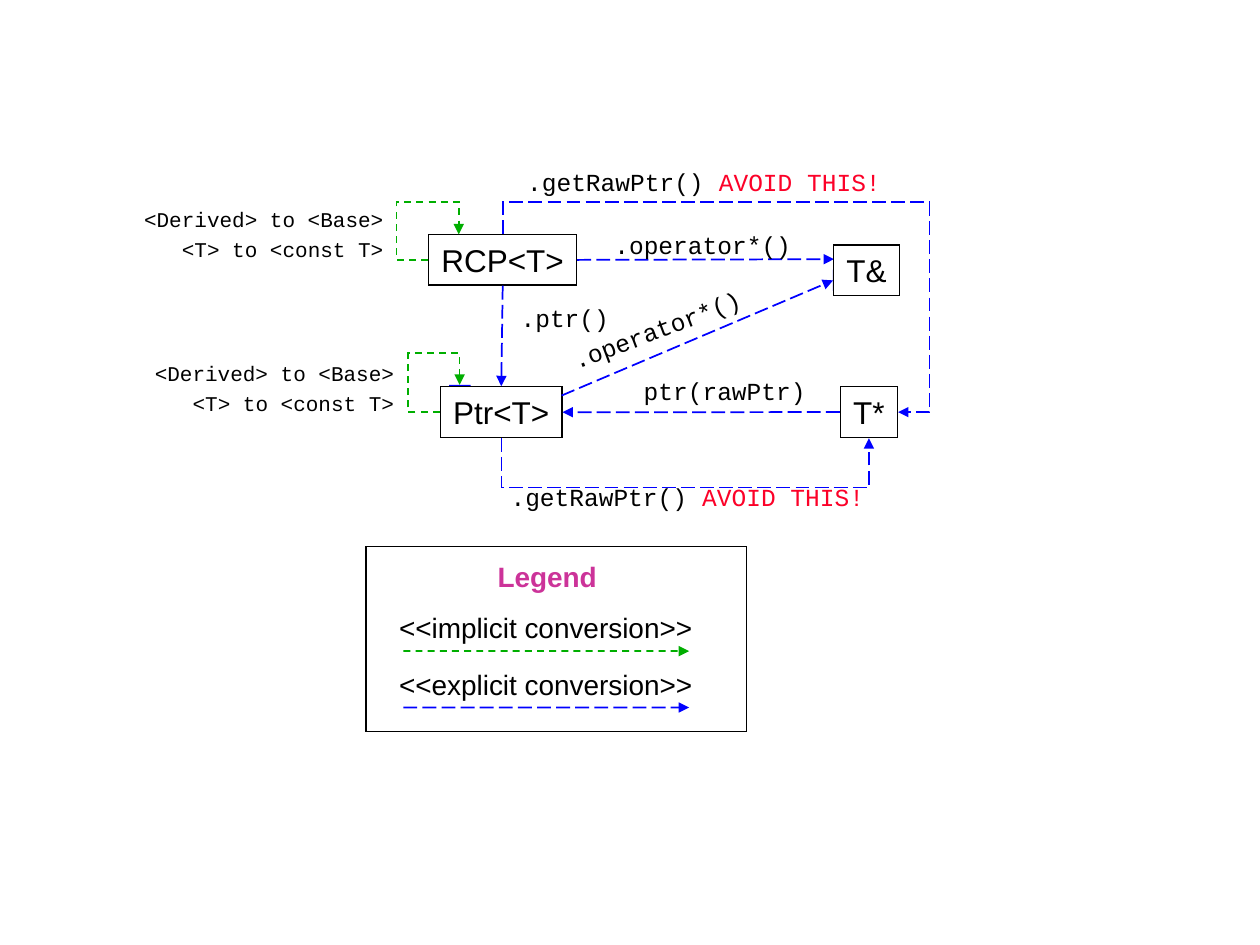
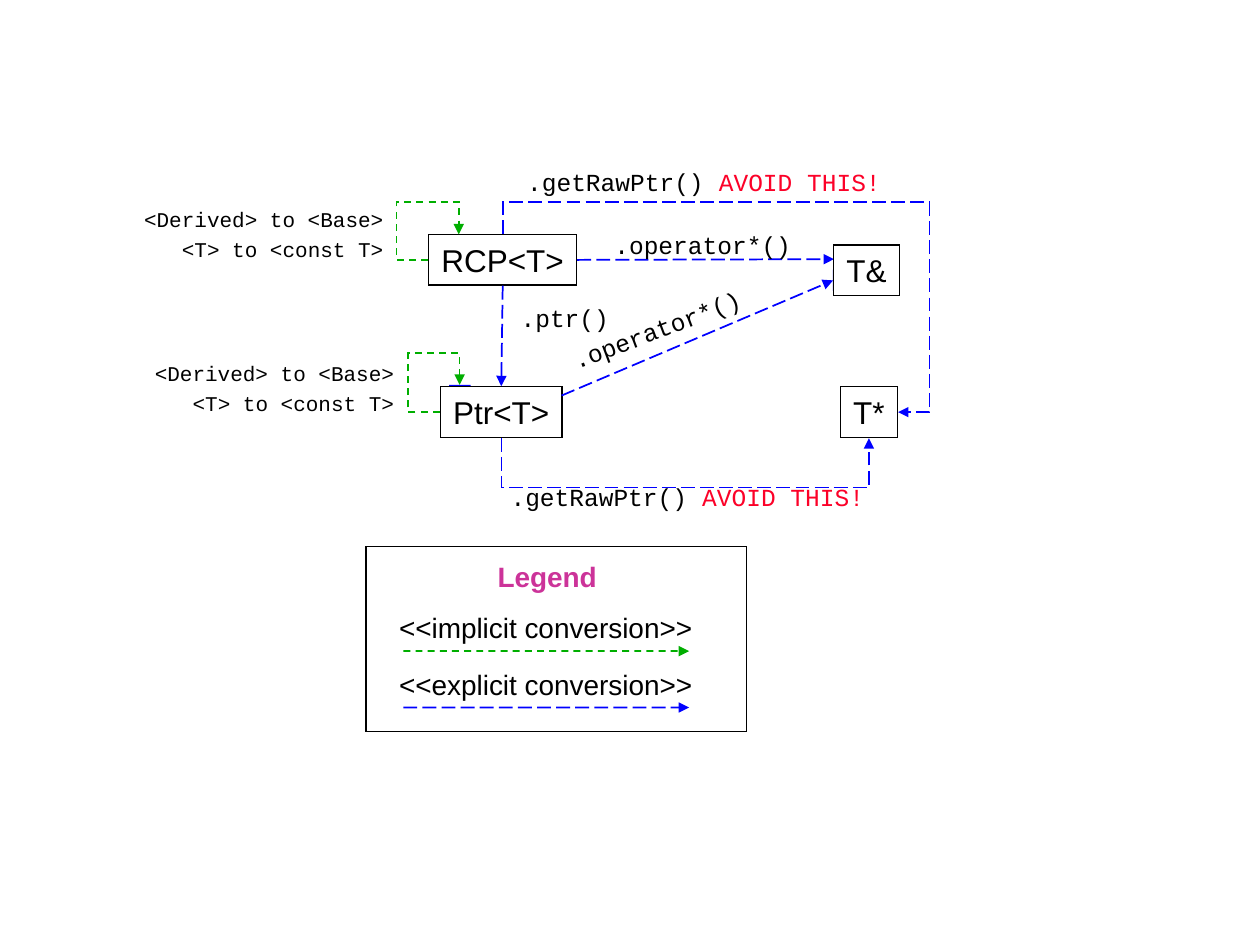
Before and after one commit to bartlettroscoe/TeuchosMMDocs, a slide deck: slide 1 of memory_management_report/TeuchosPtrConversions.ppt. Drawn at 1260x945 pixels with LibreOffice and Linux fonts; fonts in the diff are those of the drawing. Boxes give left, top, right and bottom in pixels: in the first picture for what was removed or moved away, otherwise in the second. Text is boxed around its words. In the diff, an @@ line names an element or a change of style, - is before the commit and + after.

```diff
--- a/memory_management_report/TeuchosPtrConversions.ppt
+++ b/memory_management_report/TeuchosPtrConversions.ppt
@@ text removed at (644, 382, 806, 405) @@
-ptr(rawPtr)
@@ arrow removed from (839, 412) to (562, 412) @@
```
Also in this commit, not shown: 7 other files.
